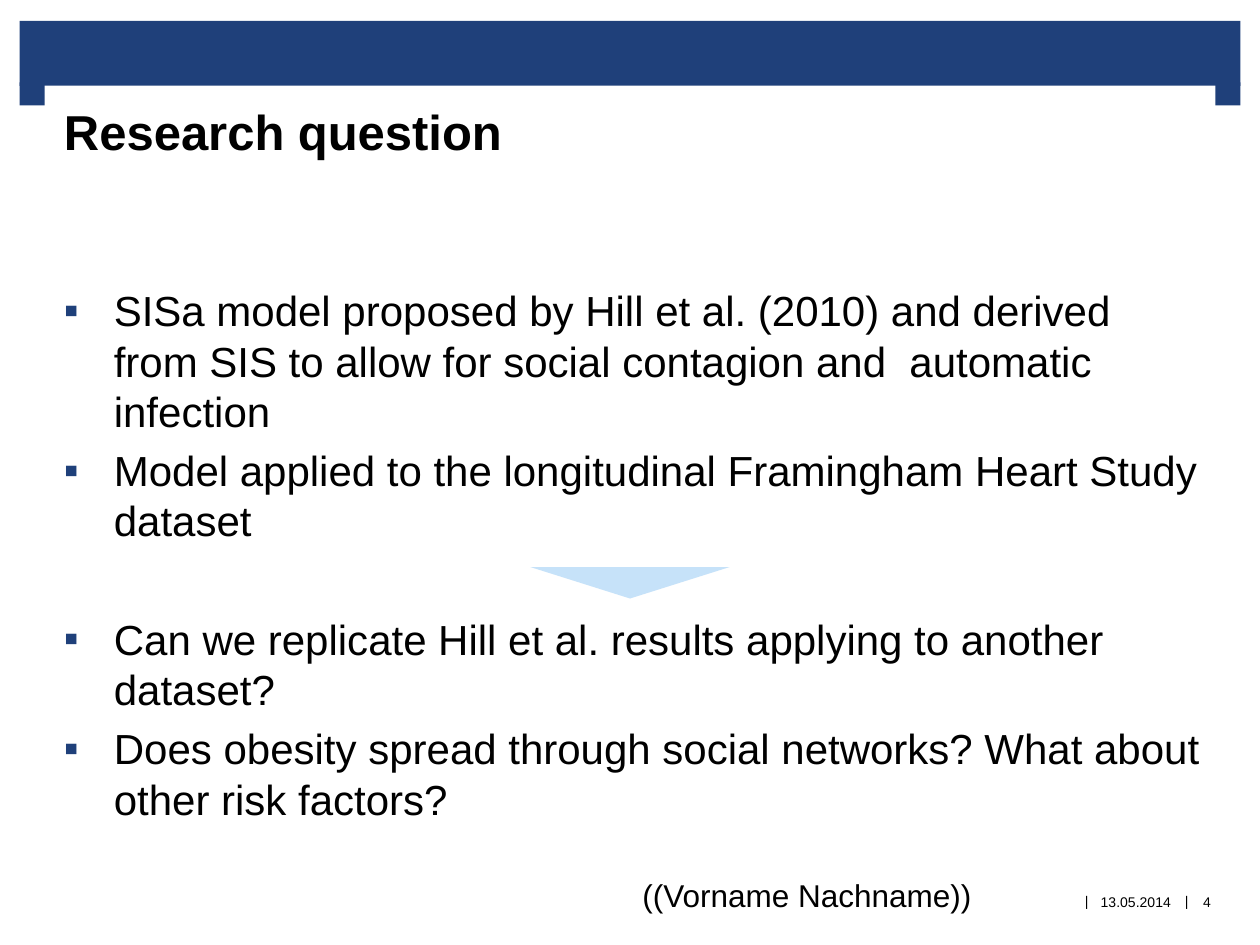
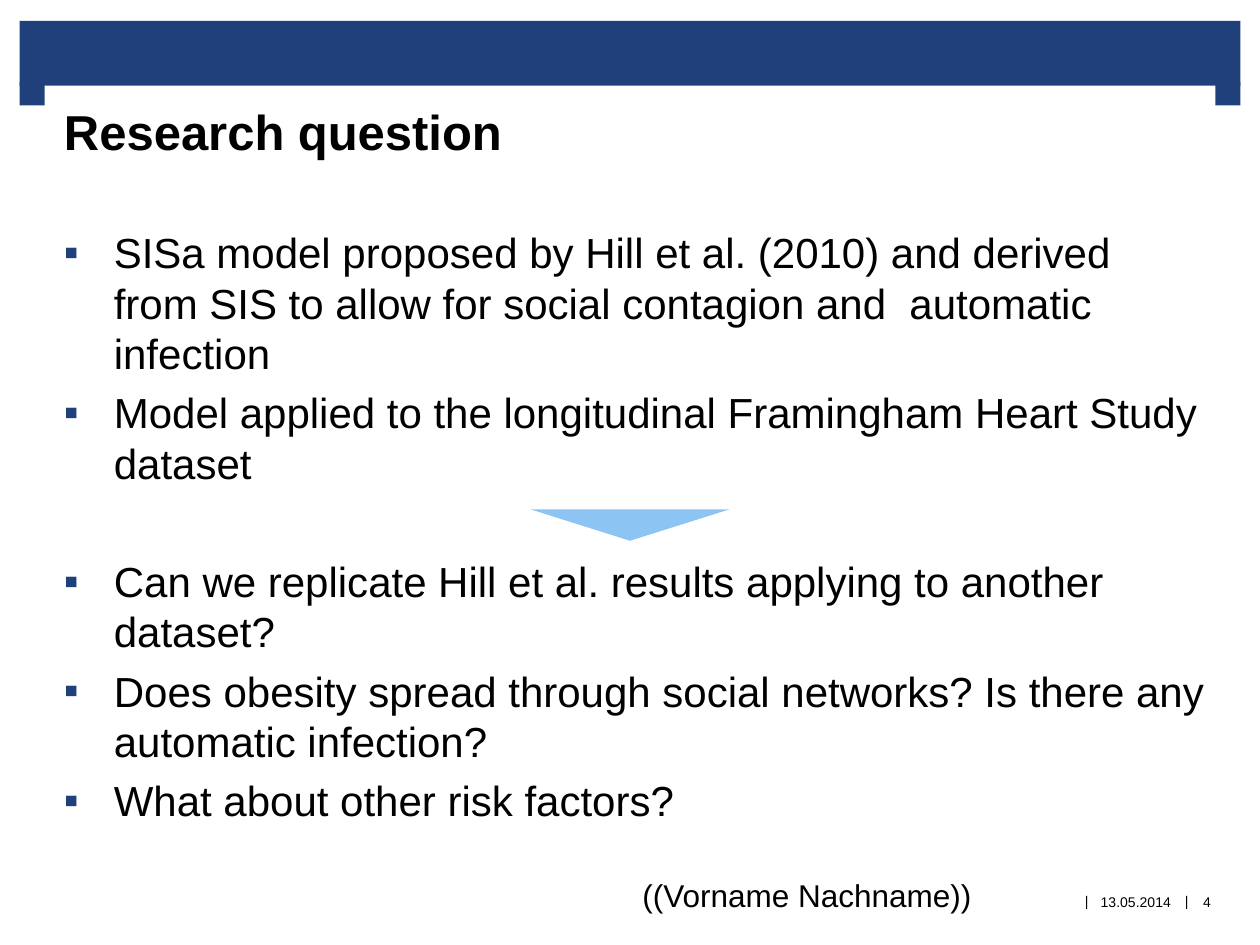
Before and after one commit to eledieu/Social-contagion-of-obesity, a slide deck: slide 4 of presentation/Social Contagion of Obesity Presentation.pptx. Drawn at 1260x945 pixels with LibreOffice and Linux fonts; fonts in the diff are those of the drawing; background and template pictures are left out. Boxes give left, top, right and bottom in pixels: in the first picture for what was removed or moved away, otherwise in the second. Text is boxed around its words. In the diff, an @@ line names an element or a change of style, - is before the commit and + after.

```diff
--- a/presentation/Social Contagion of Obesity Presentation.pptx
+++ b/presentation/Social Contagion of Obesity Presentation.pptx
@@ text "SISa model proposed by Hill ..." moved from (x1=114, y1=295, x2=1199, y2=816) to (x1=114, y1=237, x2=1204, y2=758) @@
@@ triangle moved from (x1=530, y1=567, x2=730, y2=598) to (x1=530, y1=509, x2=730, y2=541) @@
@@ triangle at (x1=530, y1=509, x2=730, y2=541): fill #C6E2F9 to #8CC5F3 @@
@@ text at (x1=114, y1=676, x2=1204, y2=758): text changed @@
-▪ Does obesity spread through social networks? What about other risk factors?
+▪ Does obesity spread through social networks? Is there any automatic infection?
+▪ What about other risk factors?
```
Also in this commit, not shown: 3 other slides changed, 3 slides added.
